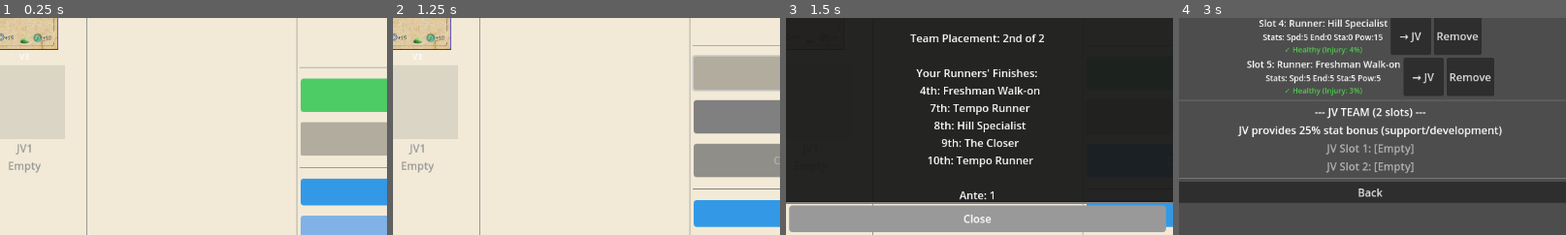
Above: before the commit, frames 1-4 (left to right).
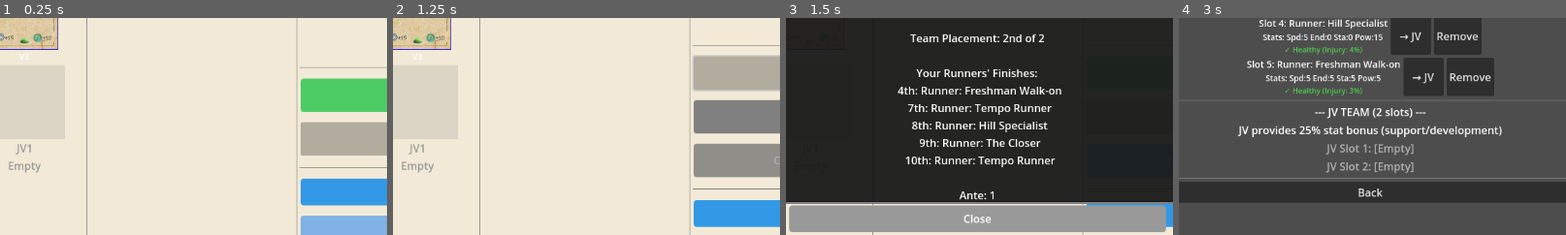
Above: after the commit, the same moments.

Repository: axmariscal/cursus
Game: Godot game, scene res://scenes/run/Run.tscn
Two runs of this game, one before a commit and one after it. Both use one fixed random seed, a clock stepped at 60 frames per second and the inputs below. This scene is started directly instead of the project's main scene.
Inputs:
- Up to frame 1 (0.25 s): no input
- Up to frame 2 (1.25 s): click "START RACE" at 0.5 s
- Up to frame 3 (1.5 s): click "COMPLETE RACE" at 1.25 s
- Up to frame 4 (3 s): click "START RACE" at 2 s; click "VIEW TEAM" at 2.75 s
The pictures show only the part of the screen within x 25-75%, y 38-88%; the shares and areas given below are measured in that part.

Frames 1-2 are identical in both runs. In frame 3, 4.0% of the frame differs, in the area x 28-72%, y 31-69%; in frame 4, nothing differs.

Commit message:
Refactor Runner Data Handling for Consistency
- Updated CardInteraction, RunState, and RunUI scripts to utilize the Runner object's display_name property instead of the name property for improved consistency across the codebase.
- Enhanced item data recreation logic to ensure accurate representation of runner information in tooltips and UI elements.
- Maintained backward compatibility while transitioning to the new Runner structure, ensuring seamless integration with existing gameplay mechanics.

Diff:
--- a/scripts/run/CardInteraction.gd
+++ b/scripts/run/CardInteraction.gd
@@ -257,15 +257,15 @@
 			var container = containers[target_index]
 			# Check if container has content (not empty slot)
 			if container.get_child_count() > 1:  # More than just the background ColorRect
-				# Recreate item_data to match
-				var runner_name = ""
+				# Recreate item_data with name as string (display name) for tooltips/sell
+				var runner: Runner = null
 				if is_varsity and index < GameManager.varsity_team.size():
-					runner_name = GameManager.varsity_team[index]
+					runner = GameManager.varsity_team[index]
 				elif not is_varsity and index < GameManager.jv_team.size():
-					runner_name = GameManager.jv_team[index]
-
-				if runner_name != "":
-					var item_data = get_item_data_func.call(runner_name, index, is_varsity)
+					runner = GameManager.jv_team[index]
+
+				if runner != null:
+					var item_data = get_item_data_func.call(runner.display_name, index, is_varsity)
 					# Restore selection without triggering sell button (just visual)
 					selected_team_card = container
 					selected_team_card_data = item_data
--- a/scripts/run/RunState.gd
+++ b/scripts/run/RunState.gd
@@ -116,7 +116,7 @@
 				# Handle both Runner objects and String names (for backward compatibility)
 				var display_name: String
 				if runner_or_name is Runner:
-					display_name = runner_or_name.name
+					display_name = runner_or_name.display_name
 				else:
 					# Legacy string format
 					display_name = runner_or_name as String
@@ -167,7 +167,7 @@
 				var runner = GameManager.get_runner_by_id(runner_id)
 				if runner != null:
 					injured_runners.append({
-						"name": runner.name,
+						"name": runner.display_name,
 						"meter": injury_data.meter,
 						"severity": injury_data.severity
 					})
--- a/scripts/run/RunUI.gd
+++ b/scripts/run/RunUI.gd
@@ -456,15 +456,15 @@
 			var container = containers[target_index]
 			# Check if container has content (not empty slot)
 			if container.get_child_count() > 1:  # More than just the background ColorRect
-				# Recreate item_data to match
-				var runner_name = ""
+				# Recreate item_data with name as string (display name) for tooltips/sell
+				var runner: Runner = null
 				if is_varsity and index < GameManager.varsity_team.size():
-					runner_name = GameManager.varsity_team[index]
+					runner = GameManager.varsity_team[index]
 				elif not is_varsity and index < GameManager.jv_team.size():
-					runner_name = GameManager.jv_team[index]
-
-				if runner_name != "":
-					var item_data = {"name": runner_name, "category": "team", "index": index, "is_varsity": is_varsity}
+					runner = GameManager.jv_team[index]
+
+				if runner != null:
+					var item_data = {"name": runner.display_name, "category": "team", "index": index, "is_varsity": is_varsity}
 					# Restore selection and show sell button
 					card_interaction.selected_team_card = container
 					card_interaction.selected_team_card_data = item_data
